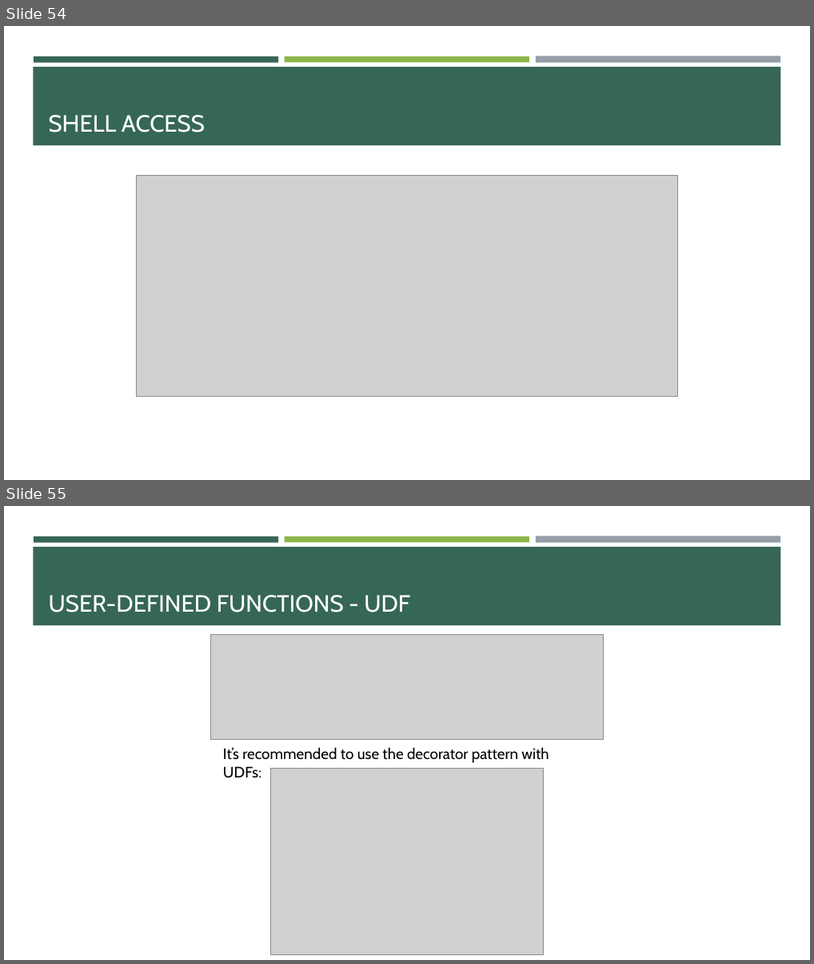
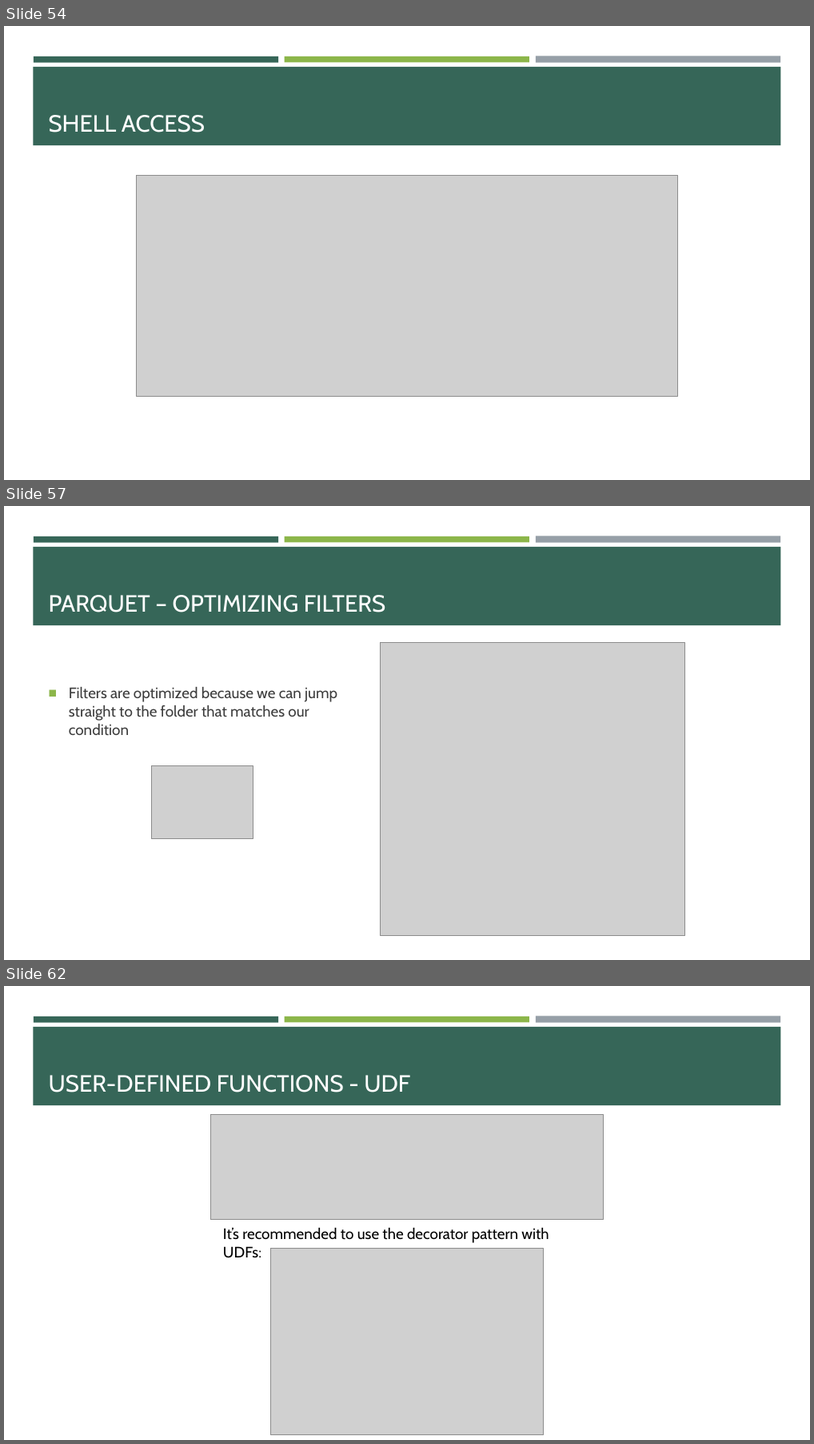
Before and after one commit to e-m-wilson/data_engineering, a slide deck: spark/Spark.pptx. Shown one above the other, each under a label of ours: slides 54 and 55 before the commit, slides 54, 57 and 62 after it; the slides between them are not shown. The pictures are 814x964 and 814x1444 pixels, drawn with LibreOffice and Linux fonts; fonts in the diff are those of the drawing; grey boxes stand for pictures. Boxes give left, top, right and bottom in pixels: in the first picture for what was removed or moved away, otherwise in the second. Text is boxed around its words. In the diff, an @@ line names an element or a change of style, - is before the commit and + after.

```diff
--- a/spark/Spark.pptx
+++ b/spark/Spark.pptx
@@ slide 57 added at [4, 506, 810, 960], background #FFFFFF; not listed: 4 template elements that a slide beside it also shows @@
@@ title added at [49, 595, 386, 612], 28 pt, text #FFFFFF @@
+PARQUET – OPTIMIZING FILTERS
@@ picture added at [381, 643, 686, 935] @@
@@ text added at [69, 687, 338, 735], 18 pt, text #3D3D3D @@
+■ Filters are optimized because we can jump straight to the folder that matches our condition
@@ picture added at [152, 765, 254, 839] @@
@@ what was slide 55 is now slide 62 @@
```
Also in this commit, not shown: 1 slide changed, 10 other slides added, 2 slides removed.
